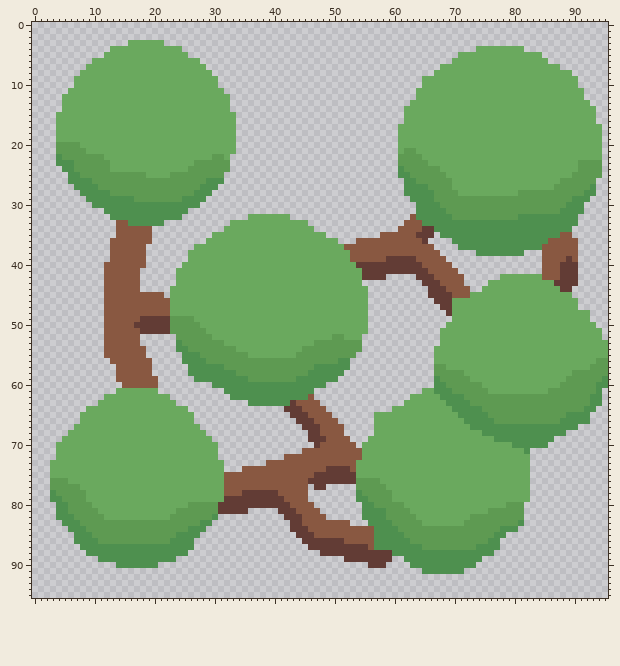
Sprite sheet: sprites/blocks/environment/walls/tree/tree1.png. Above: the version before the commit.
The file is 96x96 pixels.
After the commit:
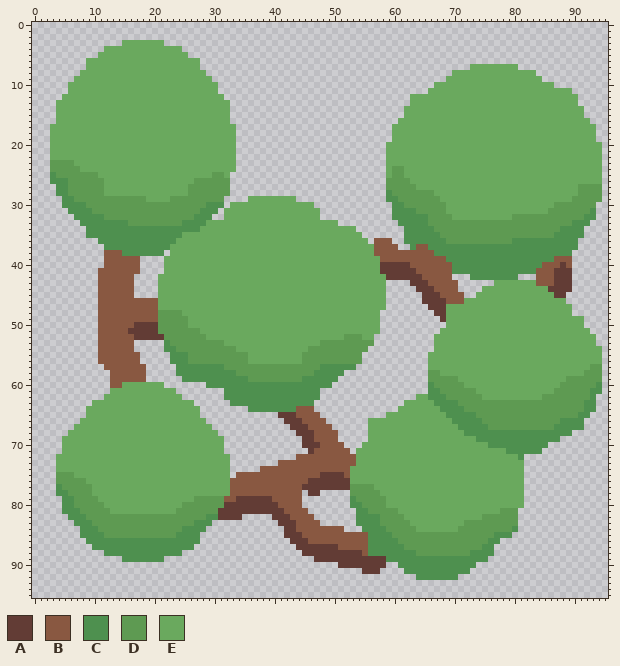
Palette (. is transparent): A #623c35  B #895841  C #4e904f  D #5e9a52  E #6aa95e
Commit: add a second tree variant
Changes in this commit:
Changed rows in their new state; - is an unchanged pixel.
first column x 3:
 3 ------------E--------------------------------------------------------------------------------
 4 ---------E-------------------------------------------------------------........--------------
 5 --------E-----------------------------------------------------------..............-----------
 6 ------E------------------------------------------------------------................----------
 7 -------------------------.---------------------------------------.....--------.......--------
 8 --------------------------.-------------------------------------...--------------......------
 9 ---------------------------.----------------------------------....----------------......-----
10 ---E----------------------------------------------------------..--------------------....-----
11 ----------------------------.--------------------------------..------------------------..----
12 -----------------------------.------------------------------E---------------------------.----
13 -E--------------------------------------------------------------------------------------..---
14 -E---------------------------------------------------------------------------------------..--
15 ------------------------------.----------------------------------------------------------..--
16 ------------------------------.---------------------------E-------------------------------.--
17 E--------------------------------------------------------E---------------------------------.-
18 E--------------------------------------------------------E---------------------------------.-
19 E--------------------------------------------------------E---------------------------------.-
20 EEEEE---------------------------------------------------EE-----------------------------------
21 EEEEEE--------------------------------------------------EE-EE--------------------------------
22 EEEEEEEEE------------------EE-E-------------------------EEEEEE-------------------------------
23 DDDDEEEEEE--------------EEEEEEE-------------------------EEEEEEE-------------------------EEEE-
24 DDDD-EEEEE-------------EEEEEEEE-------------------------EDDEEEEEE-----------------------EEEE-
25 CDDDD---EEEEEEEE----EEEEEEE--E--------------------------EDDEEEEEEE---------------------EEEEE-
26 CCCDDDD--EEEEEEEEEEEEEEE--DDDD--------------------------DDDDEEEEEEE------------------EEEEEEE-
27 -CCDDDDD-EEEEEEEEEEEEEE--DDDDD--------------------------DDDDDEEEEEE-----------------EEEE--DD-
28 -CCDDDDDDEEEEEEEEEEEEEE-DDDDDD--------------------------CDDDDDDDEEEE----------EEEEEEEEEE-DDD-
29 --CCDDDDDDDDDD--EEEE--DDDDDDD----EEEEEEEE---------------CCDDDDDD-EEEEEEEEEEEEEEEEEEEEEEDDDDD-
30 --CCCCDDDDDDDDDDDDDDDDDDDDCCC-EEEEEEEEEEEEEE-------------CCDDDDDD-EEEEEEEEEEEEEEEEEE--DDDDD--
31 ---CCCCDDDDDDDDDDDDDDDDDDCCC-EEEEEEEEEEEEEEEE------------CCCCDDDDDEEEEEEEEEEEEEEEEE--DDDDDC--
32 ----CCCCCDDDDDDDDDDDDDDDCCC--EEEE-------EEEEE------------CCCC--DDDDEEEEEEEEEE-DDDDDDDDDDDCC--
33 -----CCCCCCCCDDDDDDDDDCCCCEEEE-------------EEEEE----------CCCC-DDDDDDDDDDDDDDDDDDDDDDDD-CC---
34 ------CCCCCCCCCCCCCCCCCCCEEEE---------------EEEEEEE-------.CCCCCDDDDDDDDDDDDDDDDDDDDD--CC----
35 ------CCCCCCCCCCCCCCCCEEEEE-------------------EEEEEE---....CCCCCCDDDDDDDDDDDDDDDDDDD-CCCC----
36 --------CCCCCCCCCCCCCEEEEE----------------------EEEEE.---..CCCCCCCDDDDDDDDDDD------CCCCC-----
37 ---------CCCCCCCCCCCEEEE-------------------------EEEEE----..C--CCCCC--------------CCCCCC-----
38 ---------B--CCCCCCC-EEE---------------------------EEEE----------CCCCCCC--------CCCCCCCC.-----
39 ---------B-----.---EEEE---------------------------EEEEE-BBBBB-----CCCCCCCCCCCCCCCCCC--B.-----
40 ---------------.---EEE-----------------------------EEEE-----BB-----CCCCCCCCCCCCCCC----B.-----
41 --------B----------EE-------------------------------EEE------BB----CCCCCCCCCCCCCCB--A--.-----
42 --------B-----.---EEE-------------------------------EEEEAAAAA-BB---..-CCCCCCCC...B--A--.-----
43 --------B-----.---EEE-------------------------------EEEE----AA-BB---.----.-------BBB---.-----
44 --------B-----.---EE---------------------------------EEE-----AA-BB--..-------------AA--------
45 --------B-----....EE---------------------------------EEE------A--BB--..-------------AA.------
46 --------B---------EE---------------------------------EEE------AA--BBB-----------------..-----
47 --------B---------EE---------------------------------EEE-------AA-E--------------------.-----
48 --------B---------DDDD-------------------------------EE---------AAE--------------------...---
49 --------B------BBBDD---E-----------------------------EE----------AE----------------------.---
50 --------B---------DD---EE----------------------------EE----------------------------------..--
51 --------B----AA---DD-----E---------------------------EE-----------------------------------..-
52 --------B-----AAAAADD-----E--------------------EEDDDEE----------E--------------------------.-
53 --------B-----.----CDD----------------------E-------DD----------E--------------------------..
54 --------B-----..---CCDD-------------------E---------D---------------------------------------.
55 --------B------.----CC-DD----------------E---------D-----------E----------------------------.
56 --------BB-----..---CC-DDD-------EEEEEEEEE------DDDD-----------E---------------------------E.
57 ---------BB-----.----CC---------------------D-----C------------EEE--------------------------.
58 ----------B-----.----CC--------------------D-------------------D-EEEE------------------EE---.
59 ----------B-----..----CC-----------------D---------------------DD---EE----------------------.
60 ----------BBEEEEEEE-------C-------------------C----------------CDD---EEE--------------------.
61 ----------E-------EEE-----------------------C-----------------.C-DD----EE----------E------C--
62 --------------------EE-------C-------------CC---------------.--CC-DDD---EEEEEEEEEE---------.-
63 -------E-------------EEE------CCC-------CCCC.-------------------CC--DD-------------------C-.-
64 -----------------------EE--------CCCCCCCCB--..-----------.-------CC--DDD---------------------
65 -----.------------------E-------------AA-BB--..-------..----------CC---DD-------------DD-----
66 ------------------------EE-------------AA-BB--..-----E-------------CC---DD---------------.---
67 -------------------------EE-------------AA-BB--..----E--------------CC---DDDDDDDDDDD----C----
68 --------------------------EE-------------AA-B---.----E---------------CCC--------------C------
69 ---------------------------EE-------------A-BB--..---------------------CCC----------C--------
70 -.--------------------------E-------------AA-----..----------------------CCCC----------------
71 -.--------------------------E-------------.A------.E------------------------CCC-CC-----------
72 ----------------------------EE---------..----------E--------------------------C.-------------
73 .----------------------------E------..-----------------------------------------.-------------
74 .----------------------------E--...-----------BBBBE----------------------------.-------------
75 .DDD-------------------------E.-------------B----BE----------------------------.-------------
76 .--DDD-----------------------E--------------------EEEEE------------------------.-------------
77 .C---DD----------------------E------------AA--AAAAD---EE-----------------------.-------------
78 .CC---D----------------------E--BBBBBB----.AA-----DD---EE----------------------.-------------
79 ..CC--DD----------------DDDDDBB------BB---.-------CDD---E----------------------.-------------
80 -.-C---DD-------------D-----D---------BB--..------CCDD--EEE-----------------EEE--------------
81 -.-CC---DD-----------------------AAAAA-BB--..------C-DDD--EE-------------EE---.--------------
82 -..-CC---DDDDDDDDDDD------C-AAAA-----AA-BB--..-----C---D---EE---------EE------.--------------
83 --..-CC-----------------C-------------AA-B---.....-CC--DD---EE----------------.--------------
84 ---..-CC--------------C----------------A-BB------...CC--DD---EEEEEEE-------DD----------------
85 ----.--CC------------------------------AA-BB---------C---DD-----------------C----------------
86 ----..--CCCCCCCCCCCC----C---------------AA-BBBBBB----C----DD---------------------------------
87 -----..----------------------------------AA-----BBBBBC-----DDD---------D--.------------------
88 ------...-------------.-------------------AAA-------BCCCC----DDDDDDDDD-----------------------
89 --------....-------..-----------------------AAAAA-------CCC-------------C--------------------
90 -----------.......------------------------------AAAAA-----CC---------------------------------
91 ----------------------------------------------------AAA----CCC-------C-----------------------
92 -------------------------------------------------------------CCCCCCC-------------------------
